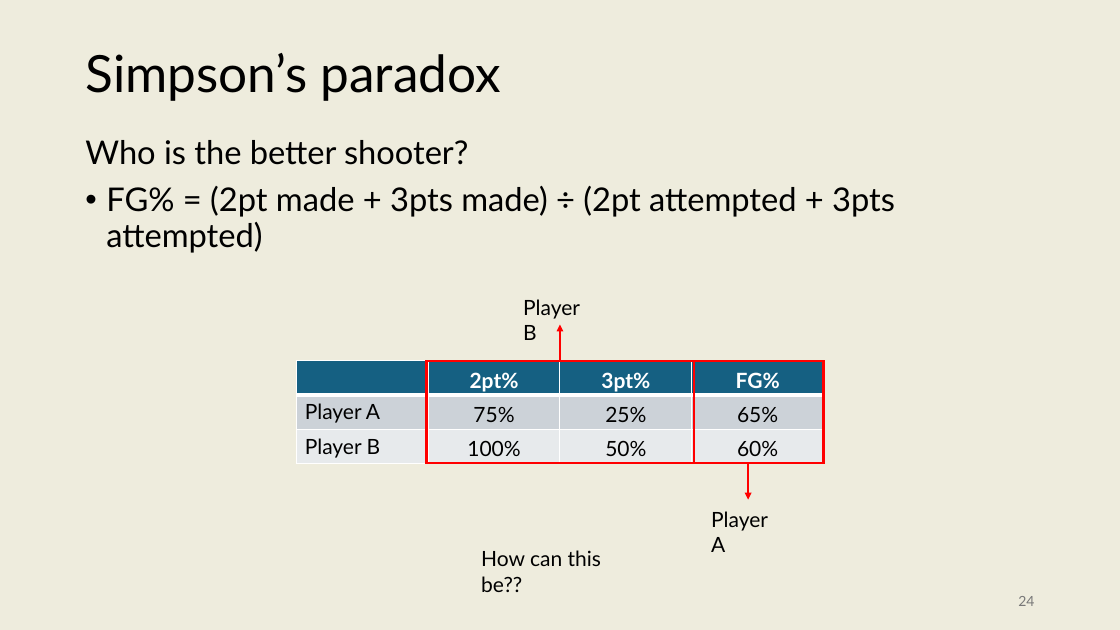
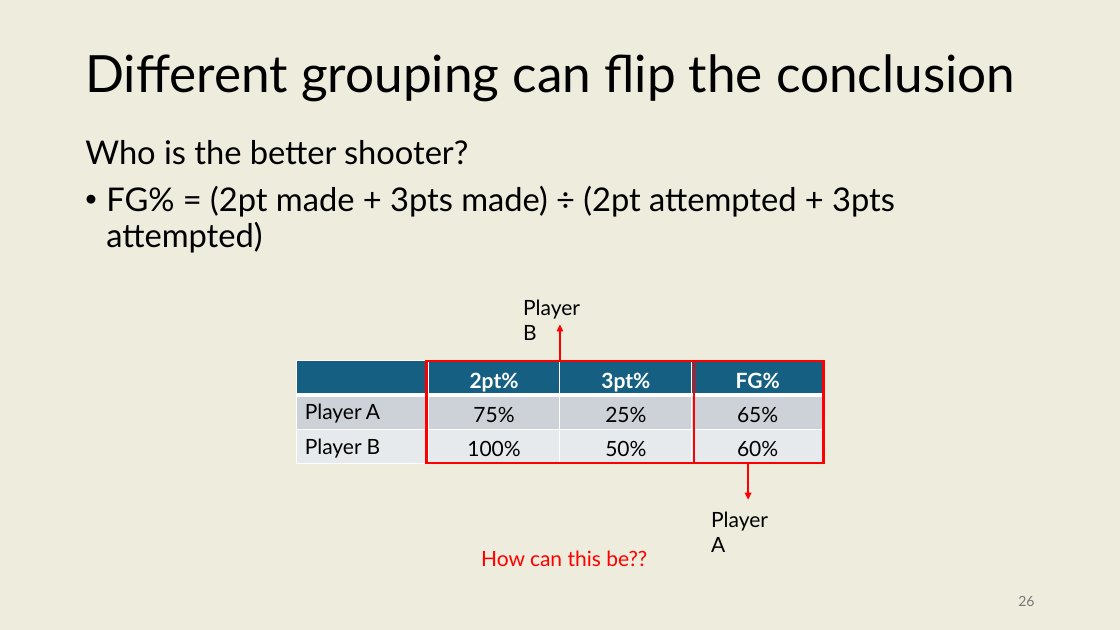
Before and after one commit to onishisaryu/HES-3000-Sports-Data-Analytics, a slide deck: slide 26 of pptx/Lecture8.pptx (slide 24 before the commit). Drawn at 1120x630 pixels with LibreOffice and Linux fonts; fonts in the diff are those of the drawing. Boxes give left, top, right and bottom in pixels: in the first picture for what was removed or moved away, otherwise in the second. Text is boxed around its words. In the diff, an @@ line names an element or a change of style, - is before the commit and + after.

```diff
--- a/pptx/Lecture8.pptx
+++ b/pptx/Lecture8.pptx
@@ title at <box>85,54,1015,101</box>: text changed @@
-Simpson’s paradox
+Different grouping can flip the conclusion
@@ text "How can this be??" at <box>481,550,647,566</box>: text colour #000000 to #FF0000 @@
@@ page number at <box>1018,596,1034,606</box>: text changed @@
-24
+26
```
Also in this commit, not shown: 9 other slides changed, 4 slides added, 1 slide removed, 4 other files.
